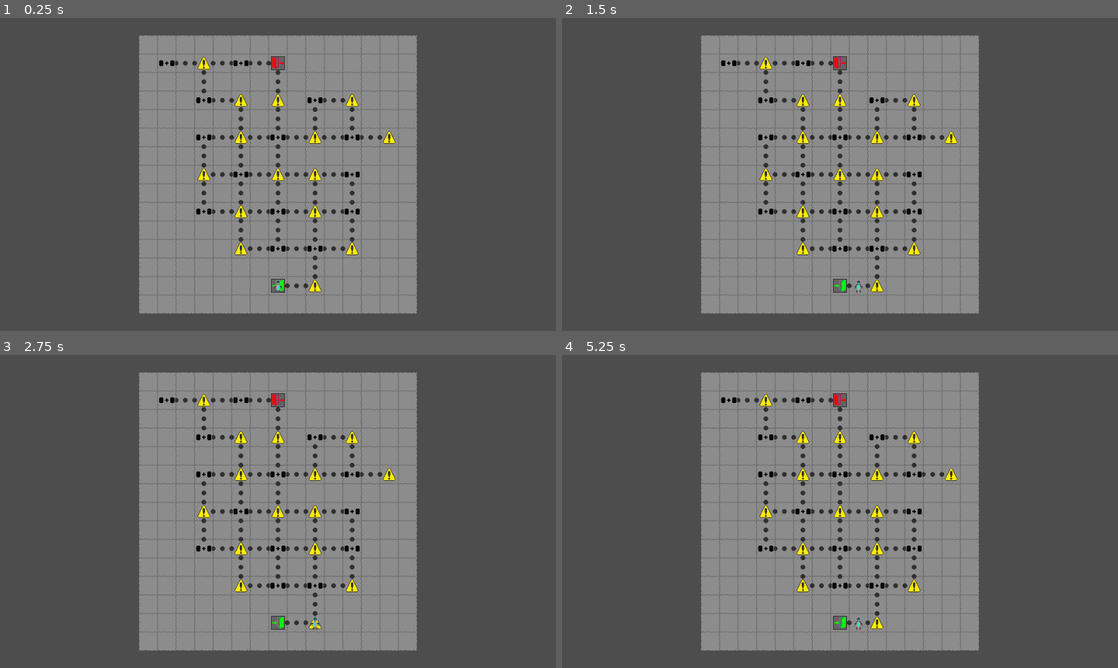
Above: before the commit, frames 1-4 (two rows, left to right).
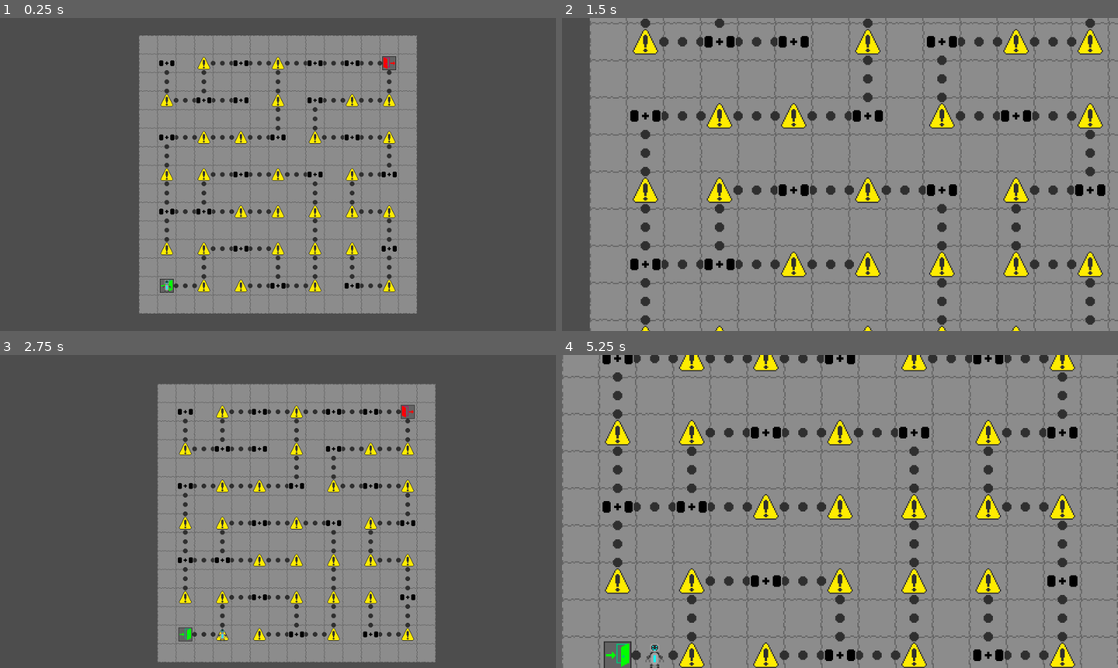
Above: after the commit, the same moments.

Repository: CattacoCattaco/strategy-deckbuilder-roguelike
Game: Godot game, scene res://world_map/world_map.tscn
Two runs of this game, one before a commit and one after it. Both use one fixed random seed, a clock stepped at 60 frames per second and the inputs below.
Inputs (mouse positions are in pixels of both pictures, inside the frame that each line leads up to):
- Up to frame 1 (0.25 s): no input
- Up to frame 2 (1.5 s): tap Enter (do_event, bound only after the commit) at 0.5, 0.8 s; move the mouse to (962, 158) at 0.52 s; hold D (right) 0.53-1.25 s; hold Z (zoom) 0.53-1.25 s; click (962, 158) at 0.67 s; tap Space at 1.25 s; drag from (728, 190) to (812, 237) at 1.27 s
- Up to frame 3 (2.75 s): tap Enter (do_event, bound only after the commit) at 2, 2.3 s; move the mouse to (333, 442) at 2.02 s; hold D (right) from 2.03 s (still down); hold Z (zoom) from 2.03 s (still down); click (333, 442) at 2.17 s
- Up to frame 4 (5.25 s): release D (right) at 2.75 s; release Z (zoom) at 2.75 s; tap Space at 2.75, 4.25 s; drag from (812, 574) to (673, 464) at 2.77 s; tap Enter (do_event, bound only after the commit) at 3.5 s; move the mouse to (1006, 558) at 3.52 s; hold A (left) 3.53-4.25 s; hold Enter (do_event, bound only after the commit) 3.53-4.25 s; tap Alt at 3.6 s; click (1006, 558) at 3.67 s; drag from (673, 464) to (756, 433) at 4.27 s; move the mouse to (867, 511) at 5.02 s; hold S (down) from 5.03 s (still down); hold Z (zoom) from 5.03 s (still down); click (867, 511) at 5.17 s

The runs differ from the first frame. In frame 1, 3.3% of the frame differs, in the area x 28-72%, y 12-88%; in frame 2, 59%; in frame 3, 18%; in frame 4, 63%, in the area x 0-100%, y 0-100%.
Error before the commit: Invalid access to property or key 'scale' on a base object of type 'Nil'. (res://camera/draggable_camera.gd:10)

Commit message:
Change World Map Generation
The world map now uses recursive backtracking to generate its layout. The DraggableCamera and zooming now also works on the world map as well as on the tile_grid

Diff:
--- a/camera/draggable_camera.gd
+++ b/camera/draggable_camera.gd
@@ -2,17 +2,25 @@
 extends Camera2D
 
 @export var tile_grid: TileGrid
+@export var world_map: WorldMap
 
 
 func _input(event: InputEvent) -> void:
 	if event is InputEventMouseMotion:
 		if Input.is_mouse_button_pressed(MOUSE_BUTTON_LEFT):
-			var scale_factor: Vector2 = tile_grid.scale
+			var scale_factor: Vector2
+
+			if tile_grid:
+				scale_factor = tile_grid.scale
+			elif world_map:
+				scale_factor = world_map.scale
 
 			position -= event.relative / scale_factor
 
 			if tile_grid:
 				fit_pos_to_bounds(tile_grid.get_camera_bounds())
+			elif world_map:
+				fit_pos_to_bounds(world_map.get_camera_bounds())
 
 
 func fit_pos_to_bounds(bounds: Rect2) -> void:
--- a/project.godot
+++ b/project.godot
@@ -58,6 +58,12 @@
 , Object(InputEventKey,"resource_local_to_scene":false,"resource_name":"","device":-1,"window_id":0,"alt_pressed":false …(186 unchanged characters)…
 ]
 }
+do_event={
+"deadzone": 0.2,
+"events": [Object(InputEventKey,"resource_local_to_scene":false,"resource_name":"","device":-1,"window_id":0,"alt_pressed":false,"shift_pressed":false,"ctrl_pressed":false,"meta_pressed":false,"pressed":false,"keycode":0,"physical_keycode":0,"key_label":4194309,"unicode":0,"location":0,"echo":false,"script":null)
+, Object(InputEventKey,"resource_local_to_scene":false,"resource_name":"","device":-1,"window_id":0,"alt_pressed":false,"shift_pressed":false,"ctrl_pressed":false,"meta_pressed":false,"pressed":false,"keycode":0,"physical_keycode":69,"key_label":0,"unicode":101,"location":0,"echo":false,"script":null)
+]
+}
 
 [rendering]
 
--- a/world_map/world_map.gd
+++ b/world_map/world_map.gd
@@ -2,9 +2,15 @@
 extends Node2D
 
 @export var tile_scene: PackedScene
-@export var size := Vector2i(15, 15)
 
 @export var player: Sprite2D
+@export var camera: DraggableCamera
+
+@export var used_size: int = 7
+
+@export var camera_padding := Vector2i(64, 64)
+
+@onready var board_length: int = used_size * 2 + 1
 
 var tiles: Array[Array]
 
@@ -12,13 +18,13 @@
 
 
 func _ready() -> void:
-	var pixel_size: Vector2 = size * 32
+	var pixel_size := Vector2(board_length * 32, board_length * 32)
 	var offset := -Vector2(pixel_size) / 2
 
-	for x in range(size.x):
+	for x in range(board_length):
 		var column: Array[WorldMapTile] = []
 
-		for y in range(size.y):
+		for y in range(board_length):
 			var tile: WorldMapTile = tile_scene.instantiate()
 
 			tile.world_map = self
@@ -31,7 +37,7 @@
 
 		tiles.append(column)
 
-	var pos := Vector2i((size.x - 1) >> 1, size.y - 2)
+	var pos := Vector2i(1, board_length - 2)
 	var tile: WorldMapTile = get_tile_from_vec(pos)
 	tile.set_as_path()
 	tile.add_entrance()
@@ -39,38 +45,41 @@
 	player_pos = pos
 	player.position = tile.position
 
-	var desired_end := Vector2i(pos.x, 1)
-	var reached_end: bool = false
+	var desired_end := Vector2i(board_length - 2, 1)
 
 	# If true, the next event should be a challenge
 	# If false, the next event should be a reward
 	var is_challenge: bool = true
 
-	for i in range(100):
+	var backtrackable_path: Array[Vector2i] = [pos]
+
+	while len(backtrackable_path) > 0:
 		var valid_dirs: Array[Vector2i] = []
 
 		for dir in [Vector2i(0, 1), Vector2i(1, 0), Vector2i(0, -1), Vector2i(-1, 0)]:
 			if not has_tile_at_vec(pos + (dir * 2)):
 				continue
 
-			var weight: int = 1
+			if get_tile_from_vec(pos + (dir * 2)).has_path:
+				continue
 
-			if not reached_end:
-				var end_direction: Vector2i = desired_end - pos
+			valid_dirs.append(dir)
 
-				if end_direction.x > 0 and dir.x > 0:
-					weight += 2
-				elif end_direction.x < 0 and dir.x < 0:
-					weight += 2
+		if len(valid_dirs) == 0:
+			print(backtrackable_path)
 
-				if end_direction.y > 0 and dir.y > 0:
-					weight += 4
+			backtrackable_path.pop_back()
 
-			if not get_tile_from_vec(pos + (dir * 2)).has_path:
-				weight += 1
+			if len(backtrackable_path) == 0:
+				break
 
-			for j in range(weight):
-				valid_dirs.append(dir)
+			pos = backtrackable_path[len(backtrackable_path) - 1]
+
+			tile = get_tile_from_vec(pos)
+
+			is_challenge = tile.is_positive
+
+			continue
 
 		var dir: Vector2i = valid_dirs.pick_random()
 
@@ -78,23 +87,22 @@
 			pos += dir
 			get_tile_from_vec(pos).set_as_path()
 
+		backtrackable_path.append(pos)
+
 		tile = get_tile_from_vec(pos)
 
-		if pos == desired_end and not reached_end:
-			reached_end = true
+		if randf() < 0.2:
+			is_challenge = not is_challenge
+
+		if pos == desired_end:
 			tile.add_exit()
-			continue
-
-		if tile.has_event:
-			is_challenge = not is_challenge
-			continue
-
-		if is_challenge:
+			is_challenge = true
+		elif is_challenge:
 			tile.add_encounter()
+			is_challenge = false
 		else:
-			tile.add_positive_event()
-
-		is_challenge = not is_challenge
+			tile.add_reward_event()
+			is_challenge = true
 
 
 func _input(event: InputEvent) -> void:
@@ -107,6 +115,18 @@
 			try_move_player_in_dir(Vector2i(0, 1))
 		elif event.is_action_pressed("right"):
 			try_move_player_in_dir(Vector2i(1, 0))
+		elif event.is_action_pressed("do_event"):
+			try_do_event()
+		elif event.is_action_pressed("zoom"):
+			if scale == Vector2(1, 1):
+				camera.position *= 2
+				# Set camera scale to reciprocal of self scale so UI doesn't get scaled
+				camera.scale = Vector2(0.5, 0.5)
+				scale = Vector2(2, 2)
+			else:
+				camera.position /= 2
+				camera.scale = Vector2(1, 1)
+				scale = Vector2(1, 1)
 
 
 func try_move_player_in_dir(dir: Vector2i) -> void:
@@ -123,12 +143,16 @@
 	player.position = tile.position
 
 
+func try_do_event() -> void:
+	var tile: WorldMapTile = get_tile_from_vec(player_pos)
+
+
 func has_tile_at_vec(pos: Vector2i) -> bool:
 	return has_tile(pos.x, pos.y)
 
 
 func has_tile(x: int, y: int) -> bool:
-	return x < size.x and y < size.y and x >= 0 and y >= 0
+	return x < board_length and y < board_length and x >= 0 and y >= 0
 
 
 func get_tile_from_vec(pos: Vector2i) -> WorldMapTile:
@@ -137,3 +161,14 @@
 
 func get_tile(x: int, y: int) -> WorldMapTile:
 	return tiles[x][y]
+
+
+func get_camera_bounds() -> Rect2:
+	var bottom_right_coord: int = board_length * 16
+	var top_left_coord: int = -bottom_right_coord
+
+	var bounds := Rect2()
+	bounds.position = top_left_coord * scale - Vector2(camera_padding)
+	bounds.size = Vector2(board_length * 32 * Vector2i(scale) + camera_padding * 2)
+
+	return bounds
--- a/world_map/world_map.tscn
+++ b/world_map/world_map.tscn
@@ -9,15 +9,17 @@
 atlas = ExtResource("3_g238a")
 region = Rect2(0, 0, 32, 32)
 
-[node name="WorldMap" type="Node2D" node_paths=PackedStringArray("player")]
+[node name="WorldMap" type="Node2D" node_paths=PackedStringArray("player", "camera")]
 script = ExtResource("1_yw1td")
 tile_scene = ExtResource("2_wrpkp")
 player = NodePath("Player")
+camera = NodePath("Camera2D")
 
 [node name="Player" type="Sprite2D" parent="."]
 z_index = 5
 texture = SubResource("AtlasTexture_fsjge")
 centered = false
 
-[node name="Camera2D" type="Camera2D" parent="."]
+[node name="Camera2D" type="Camera2D" parent="." node_paths=PackedStringArray("world_map")]
 script = ExtResource("1_088kp")
+world_map = NodePath("..")
--- a/world_map/world_map_tile/world_map_tile.gd
+++ b/world_map/world_map_tile/world_map_tile.gd
@@ -1,5 +1,12 @@
 class_name WorldMapTile
 extends Node2D
+
+enum EventType {
+	ENTRANCE,
+	EXIT,
+	ENCOUNTER,
+	MERGE,
+}
 
 @export var bg: Sprite2D
 @export var path: Sprite2D
@@ -12,7 +19,10 @@
 var world_map: WorldMap
 
 var has_path: bool = false
-var has_event: bool = false
+
+var is_positive: bool = false
+var event_type: EventType
+
 var _path_atlas: AtlasTexture
 
 
@@ -76,19 +86,23 @@
 
 func add_entrance() -> void:
 	entrance_sign.show()
-	has_event = true
+	event_type = EventType.ENTRANCE
+	is_positive = true
 
 
 func add_exit() -> void:
 	exit_sign.show()
-	has_event = true
+	is_positive = true
+	event_type = EventType.EXIT
 
 
 func add_encounter() -> void:
 	encounter_sign.show()
-	has_event = true
+	is_positive = false
+	event_type = EventType.ENCOUNTER
 
 
-func add_positive_event() -> void:
+func add_reward_event() -> void:
 	merge_sign.show()
-	has_event = true
+	is_positive = true
+	event_type = EventType.MERGE
